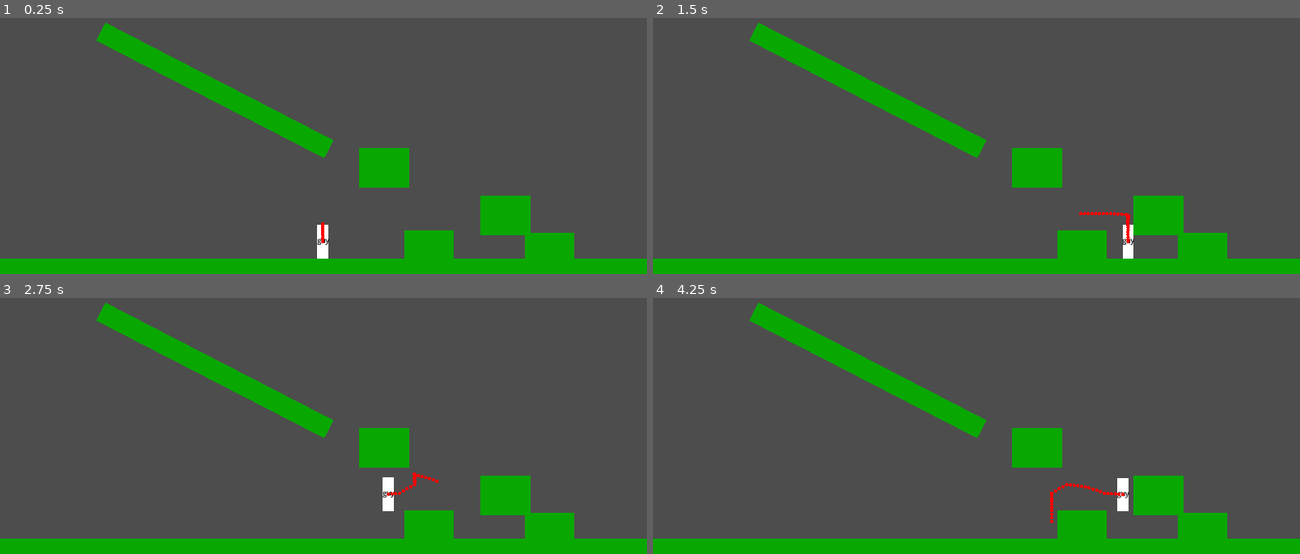
Above: before the commit, frames 1-4 (two rows, left to right).
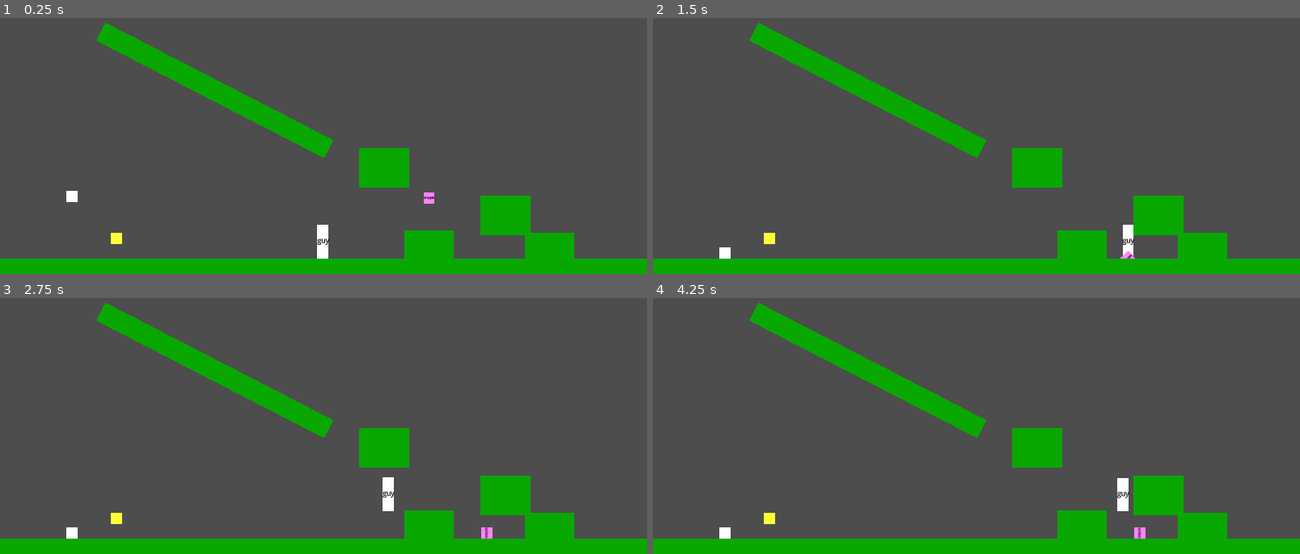
Above: after the commit, the same moments.

Repository: hpi-swa-lab/godot-pronto
Game: Godot game, scene res://examples/jumpnrun.tscn
Same seed, same stepped clock (60 frames per second), same inputs: the game is played once before the commit and once after it. The project has no main scene, so this scene is started directly.
Inputs (mouse positions are in pixels of both pictures, inside the frame that each line leads up to):
- Up to frame 1 (0.25 s): no input
- Up to frame 2 (1.5 s): tap Enter (ui_accept) at 0.5, 0.77 s; move the mouse to (1118, 74) at 0.52 s; hold Right (ui_right) 0.53-1.25 s; tap J at 0.6 s; click (1118, 74) at 0.67 s; drag from (847, 110) to (944, 163) at 1.27 s
- Up to frame 3 (2.75 s): tap Enter (ui_accept) at 2 s; move the mouse to (outside the picture) at 2.02 s; hold Left (ui_left) from 2.03 s (still down); tap I at 2.1 s; click (outside the picture) at 2.17 s
- Up to frame 4 (4.25 s): release Left (ui_left) at 2.75 s; drag from (944, 443) to (782, 318) at 2.77 s; move the mouse to (1170, 426) at 3.52 s; hold Right (ui_right) from 3.53 s (still down); tap Tab at 3.6 s; click (1170, 426) at 3.67 s; tap Enter (ui_accept) at 3.77 s

The runs differ from the first frame. In frame 1, 0.3% of the frame differs, in the area x 10-68%, y 67-89%; in frame 2, 0.3%; in frame 3, 0.3%; in frame 4, 0.4%, in the area x 10-77%, y 72-95%.

Commit message:
add basic grapple spawner

Diff:
--- a/examples/jumpnrun.tscn
+++ b/examples/jumpnrun.tscn
@@ -1,48 +1,101 @@
-[gd_scene load_steps=3 format=3 uid="uid://b185xnr6xxyhc"]
+[gd_scene load_steps=18 format=3 uid="uid://b185xnr6xxyhc"]
 
 [ext_resource type="Script" path="res://addons/pronto/behaviors/Placeholder.gd" id="1_tc671"]
 [ext_resource type="Script" path="res://addons/pronto/behaviors/PlatformerController.gd" id="2_qr0oj"]
+[ext_resource type="Script" path="res://addons/pronto/behaviors/Spawner.gd" id="3_7wwi6"]
+[ext_resource type="Script" path="res://addons/pronto/behaviors/Key.gd" id="4_1kqu0"]
+[ext_resource type="Script" path="res://addons/pronto/helpers/Connection.gd" id="5_jpml8"]
+[ext_resource type="Script" path="res://addons/pronto/behaviors/Always.gd" id="5_kljok"]
+[ext_resource type="Script" path="res://addons/pronto/behaviors/Collision.gd" id="6_nu8ty"]
+[ext_resource type="Script" path="res://addons/pronto/behaviors/State.gd" id="9_an3v8"]
+
+[sub_resource type="Resource" id="Resource_6pxs7"]
+script = ExtResource("5_jpml8")
+signal_name = "always"
+to = NodePath("../../State")
+invoke = "put"
+arguments = ["return \"playerPos\"", "return from.get_parent().global_position"]
+only_if = "return true"
+expression = ""
+
+[sub_resource type="Resource" id="Resource_6rtae"]
+script = ExtResource("5_jpml8")
+signal_name = "spawned"
+to = NodePath("")
+invoke = ""
+arguments = []
+only_if = "return true"
+expression = "instance.linear_velocity = (from.get_viewport().get_mouse_position() - G.at(\"playerPos\")).normalized() * G.at(\"init_grapple_speed\")"
+
+[sub_resource type="Resource" id="Resource_o5k42"]
+script = ExtResource("5_jpml8")
+signal_name = "collided"
+to = NodePath("../../../CharacterBody2D")
+invoke = "set_velocity"
+arguments = ["return (from.global_position - to.global_position)"]
+only_if = "return true"
+expression = ""
+
+[sub_resource type="Resource" id="Resource_07js2"]
+script = ExtResource("5_jpml8")
+signal_name = "collided"
+to = NodePath("")
+invoke = ""
+arguments = []
+only_if = "return true"
+expression = "print(\"collided\")"
+
+[sub_resource type="Resource" id="Resource_6m2gn"]
+script = ExtResource("5_jpml8")
+signal_name = "always"
+to = NodePath("../Spawner")
+invoke = "set_position"
+arguments = ["#print(to.global_position)
+return G.at(\"playerPos\")"]
+only_if = "return true"
+expression = ""
+
+[sub_resource type="Resource" id="Resource_xf3vr"]
+script = ExtResource("5_jpml8")
+signal_name = "down"
+to = NodePath("../Spawner")
+invoke = "spawn"
+arguments = []
+only_if = "return true"
+expression = ""
+
+[sub_resource type="Resource" id="Resource_v8v56"]
+script = ExtResource("5_jpml8")
+signal_name = "collided"
+to = NodePath("")
+invoke = ""
+arguments = []
+only_if = "return true"
+expression = "print(\"heyy\")"
+
+[sub_resource type="Resource" id="Resource_espg3"]
+script = ExtResource("5_jpml8")
+signal_name = "collided"
+to = NodePath("")
+invoke = ""
+arguments = []
+only_if = "return true"
+expression = "print(\"hey\")"
+
+[sub_resource type="Resource" id="Resource_u6ay8"]
+script = ExtResource("5_jpml8")
+signal_name = "collided"
+to = NodePath("")
+invoke = ""
+arguments = []
+only_if = "return true"
+expression = "print(\"helloo\")"
 
 [node name="jumpnrun" type="Node2D"]
-
-[node name="StaticBody2D" type="StaticBody2D" parent="."]
-position = Vector2(563, 624)
-
-[node name="Placeholder" type="Node2D" parent="StaticBody2D"]
-position = Vector2(1, 16)
-script = ExtResource("1_tc671")
-color = Color(0.0313726, 0.658824, 0, 1)
-placeholder_size = Vector2(2000, 40)
-
-[node name="StaticBody2D2" type="StaticBody2D" parent="."]
-position = Vector2(683, 443)
-
-[node name="Placeholder" type="Node2D" parent="StaticBody2D2"]
-position = Vector2(1, 16)
-script = ExtResource("1_tc671")
-color = Color(0.0313726, 0.658824, 0, 1)
-placeholder_size = Vector2(88, 71)
-
-[node name="StaticBody2D3" type="StaticBody2D" parent="."]
-position = Vector2(899, 528)
-
-[node name="Placeholder" type="Node2D" parent="StaticBody2D3"]
-position = Vector2(1, 16)
-script = ExtResource("1_tc671")
-color = Color(0.0313726, 0.658824, 0, 1)
-placeholder_size = Vector2(88, 71)
-
-[node name="StaticBody2D4" type="StaticBody2D" parent="."]
-position = Vector2(763, 590)
-
-[node name="Placeholder" type="Node2D" parent="StaticBody2D4"]
-position = Vector2(1, 16)
-script = ExtResource("1_tc671")
-color = Color(0.0313726, 0.658824, 0, 1)
-placeholder_size = Vector2(88, 71)
 
 [node name="CharacterBody2D" type="CharacterBody2D" parent="."]
 position = Vector2(575, 558)
+collision_layer = 3
 
 [node name="Placeholder" type="Node2D" parent="CharacterBody2D"]
 script = ExtResource("1_tc671")
@@ -50,13 +103,69 @@
 placeholder_size = Vector2(20, 60)
 
 [node name="PlatformerController" type="Node2D" parent="CharacterBody2D"]
-position = Vector2(45, -12)
+position = Vector2(46, -7)
 script = ExtResource("2_qr0oj")
-show_trail = true
+
+[node name="Always" type="Node2D" parent="CharacterBody2D"]
+position = Vector2(-80, -99)
+script = ExtResource("5_kljok")
+metadata/pronto_connections = [SubResource("Resource_6pxs7")]
+
+[node name="Spawner" type="Node2D" parent="."]
+position = Vector2(538, 539)
+script = ExtResource("3_7wwi6")
+metadata/pronto_connections = [SubResource("Resource_6rtae")]
+
+[node name="RigidBody2D" type="RigidBody2D" parent="Spawner"]
+collision_layer = 2
+
+[node name="Placeholder" type="Node2D" parent="Spawner/RigidBody2D"]
+script = ExtResource("1_tc671")
+label = "Grapple"
+color = Color(1, 0.513726, 1, 1)
+
+[node name="Collision" type="Node2D" parent="Spawner/RigidBody2D"]
+position = Vector2(-28, 47)
+script = ExtResource("6_nu8ty")
+metadata/pronto_connections = [SubResource("Resource_o5k42"), SubResource("Resource_07js2")]
+
+[node name="State" type="Node2D" parent="."]
+position = Vector2(407, 493)
+script = ExtResource("9_an3v8")
+global = true
+metadata/player_position = Vector2(0, 0)
+metadata/playerPos = Vector2(0, 0)
+metadata/init_grapple_speed = 500
+
+[node name="Always" type="Node2D" parent="."]
+position = Vector2(386, 594)
+script = ExtResource("5_kljok")
+metadata/pronto_connections = [SubResource("Resource_6m2gn")]
+
+[node name="Key" type="Node2D" parent="."]
+position = Vector2(403, 544)
+script = ExtResource("4_1kqu0")
+key = "E"
+metadata/pronto_connections = [SubResource("Resource_xf3vr")]
+
+[node name="RigidBody2D2" type="RigidBody2D" parent="."]
+position = Vector2(764, 484)
+collision_layer = 2
+
+[node name="Placeholder" type="Node2D" parent="RigidBody2D2"]
+script = ExtResource("1_tc671")
+label = "Grapple"
+color = Color(1, 0.513726, 1, 1)
+
+[node name="Collision" type="Node2D" parent="RigidBody2D2"]
+position = Vector2(-70, 25)
+script = ExtResource("6_nu8ty")
+metadata/pronto_connections = [SubResource("Resource_v8v56")]
 
 [node name="StaticBody2D5" type="StaticBody2D" parent="."]
 position = Vector2(389, 306)
 rotation = 0.476859
+scale = Vector2(1, 1)
 
 [node name="Placeholder" type="Node2D" parent="StaticBody2D5"]
 position = Vector2(1, 16)
@@ -72,3 +181,63 @@
 script = ExtResource("1_tc671")
 color = Color(0.0313726, 0.658824, 0, 1)
 placeholder_size = Vector2(88, 71)
+
+[node name="StaticBody2D2" type="StaticBody2D" parent="."]
+position = Vector2(683, 443)
+
+[node name="Placeholder" type="Node2D" parent="StaticBody2D2"]
+position = Vector2(1, 16)
+script = ExtResource("1_tc671")
+color = Color(0.0313726, 0.658824, 0, 1)
+placeholder_size = Vector2(88, 71)
+
+[node name="StaticBody2D" type="StaticBody2D" parent="."]
+position = Vector2(563, 624)
+
+[node name="Placeholder" type="Node2D" parent="StaticBody2D"]
+position = Vector2(1, 16)
+script = ExtResource("1_tc671")
+color = Color(0.0313726, 0.658824, 0, 1)
+placeholder_size = Vector2(2000, 40)
+
+[node name="StaticBody2D3" type="StaticBody2D" parent="."]
+position = Vector2(899, 528)
+
+[node name="Placeholder" type="Node2D" parent="StaticBody2D3"]
+position = Vector2(1, 16)
+script = ExtResource("1_tc671")
+color = Color(0.0313726, 0.658824, 0, 1)
+placeholder_size = Vector2(88, 71)
+
+[node name="StaticBody2D4" type="StaticBody2D" parent="."]
+position = Vector2(763, 590)
+
+[node name="Placeholder" type="Node2D" parent="StaticBody2D4"]
+position = Vector2(1, 16)
+script = ExtResource("1_tc671")
+color = Color(0.0313726, 0.658824, 0, 1)
+placeholder_size = Vector2(88, 71)
+
+[node name="rest" type="RigidBody2D" parent="."]
+position = Vector2(128, 481)
+
+[node name="collisionrest" type="Node2D" parent="rest"]
+position = Vector2(-39, 31)
+script = ExtResource("6_nu8ty")
+metadata/pronto_connections = [SubResource("Resource_espg3")]
+
+[node name="PlaceholderRest" type="Node2D" parent="rest"]
+script = ExtResource("1_tc671")
+
+[node name="Area2D" type="Area2D" parent="."]
+position = Vector2(208, 585)
+collision_mask = 3
+
+[node name="Collision" type="Node2D" parent="Area2D"]
+position = Vector2(-88, 16)
+script = ExtResource("6_nu8ty")
+metadata/pronto_connections = [SubResource("Resource_u6ay8")]
+
+[node name="Placeholder" type="Node2D" parent="Area2D"]
+script = ExtResource("1_tc671")
+color = Color(1, 1, 0.223529, 1)
Not shown, changed: addons/pronto/signal_connecting/expression_edit.tscn
Not shown, changed: addons/pronto/signal_connecting/node_to_node_configurator.tscn
